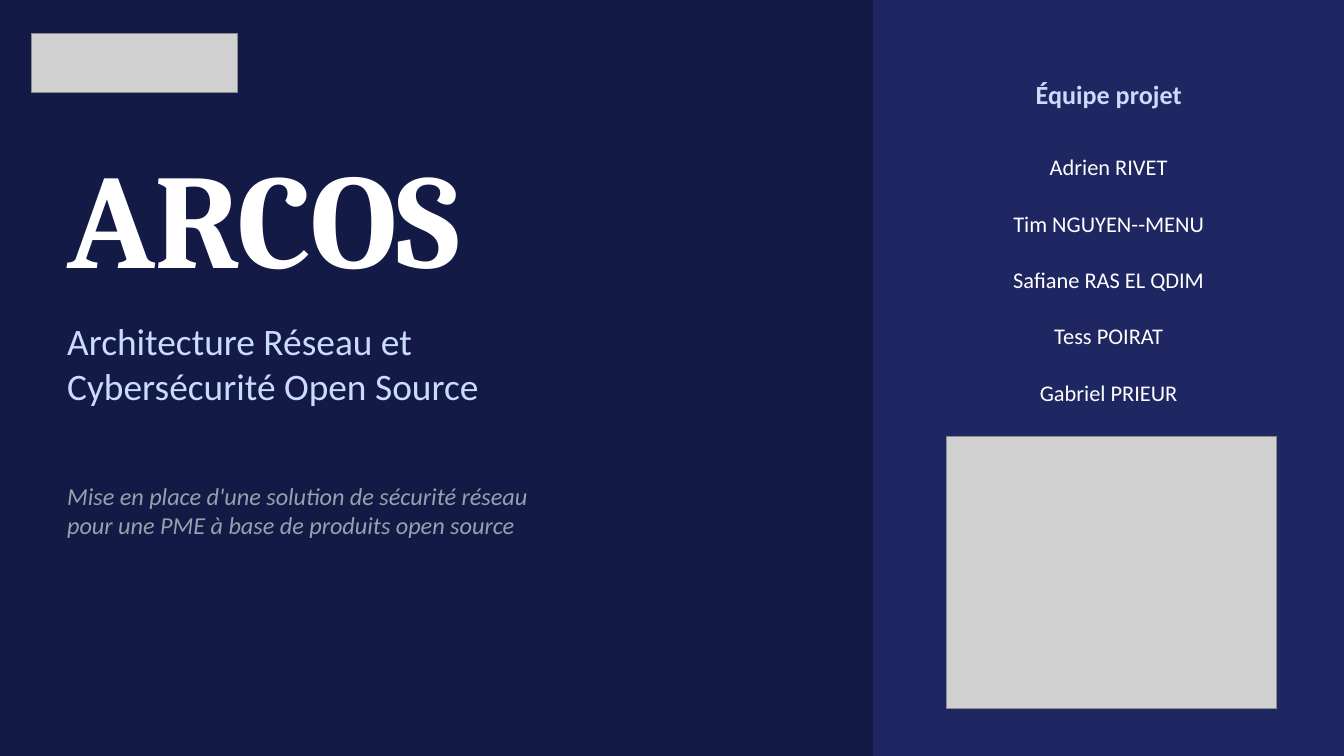
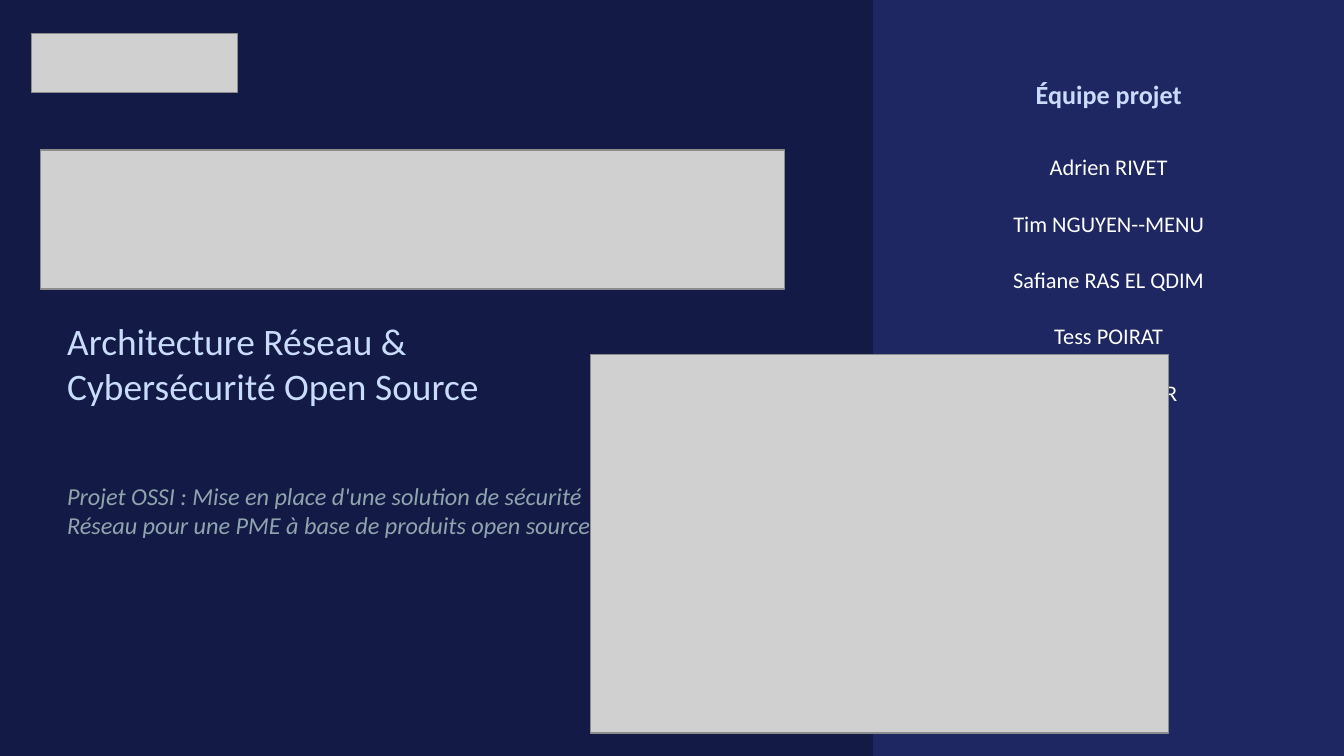
Before and after one commit to Adri1-rvt/ARCOS, a slide deck: slide 1 of ARCOS_Presentation.pptx. Drawn at 1344x756 pixels with LibreOffice and Linux fonts; fonts in the diff are those of the drawing; grey boxes stand for pictures. Boxes give left, top, right and bottom in pixels: in the first picture for what was removed or moved away, otherwise in the second. Text is boxed around its words. In the diff, an @@ line names an element or a change of style, - is before the commit and + after.

```diff
--- a/ARCOS_Presentation.pptx
+++ b/ARCOS_Presentation.pptx
@@ picture added at (x1=40, y1=151, x2=785, y2=289) @@
@@ text removed at (x1=67, y1=177, x2=460, y2=270) @@
-ARCOS
@@ text at (x1=67, y1=329, x2=372, y2=356): text changed @@
-Architecture Réseau et
+Architecture Réseau &
@@ picture resized from (x1=946, y1=437, x2=1277, y2=708) to (x1=590, y1=355, x2=1169, y2=734) @@
@@ text at (x1=67, y1=488, x2=590, y2=538): text changed @@
-Mise en place d'une solution de sécurité réseau
-pour une PME à base de produits open source
+Projet OSSI : Mise en place d'une solution de sécurité
+Réseau pour une PME à base de produits open source
```
Also in this commit, not shown: 13 other slides changed, 8 other files.
